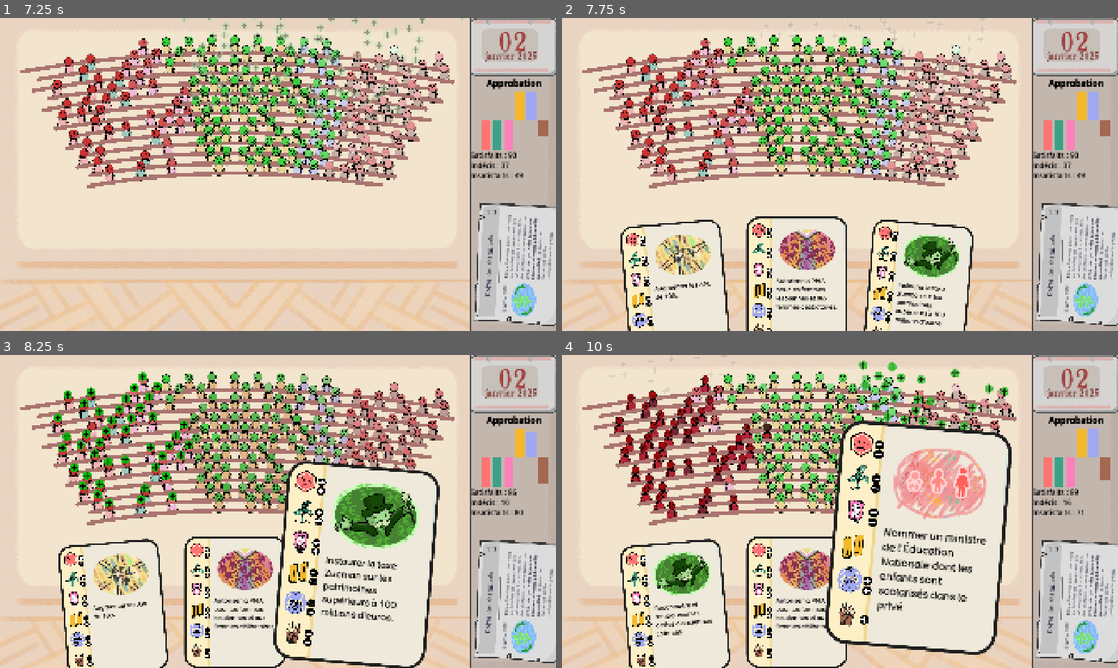
Above: before the commit, frames 1-4 (two rows, left to right).
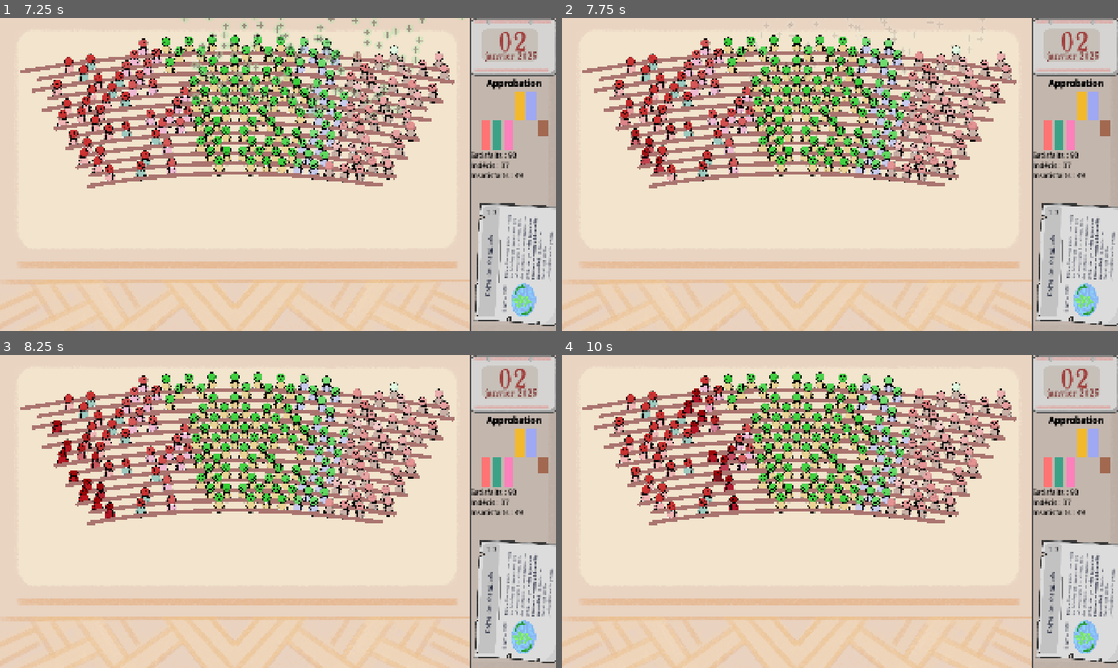
Above: after the commit, the same moments.

Repository: remimorvan/assemblee-nationale-simulator
Game: Godot game, scene res://scenes/begin_screen.tscn
Same seed, same stepped clock (60 frames per second), same inputs: the game is played once before the commit and once after it.
Inputs (mouse positions are in pixels of both pictures, inside the frame that each line leads up to):
- Up to frame 1 (7.25 s): click (278, 174) at 0.5 s; tap Enter at 1.25 s; move the mouse to (511, 118) at 1.27 s; click (511, 118) at 1.42 s; tap Space at 2 s; move the mouse to (278, 174) at 2.02 s; click (278, 174) at 2.17 s; move the mouse to (111, 271) at 2.77 s; click (111, 271) at 2.92 s; move the mouse to (233, 265) at 3.52 s; click (233, 265) at 3.67 s; move the mouse to (333, 271) at 4.27 s; click (333, 271) at 4.42 s; move the mouse to (111, 127) at 5.02 s; click (111, 127) at 5.17 s; move the mouse to (355, 271) at 5.77 s; click (355, 271) at 5.92 s; move the mouse to (194, 96) at 6.52 s; click (194, 96) at 6.67 s
- Up to frame 2 (7.75 s): move the mouse to (962, 158) at 7.27 s; click (962, 158) at 7.42 s
- Up to frame 3 (8.25 s): move the mouse to (355, 608) at 8.02 s; click (355, 608) at 8.17 s
- Up to frame 4 (10 s): move the mouse to (795, 602) at 8.77 s; click (795, 602) at 8.92 s; move the mouse to (917, 608) at 9.52 s; click (917, 608) at 9.67 s

Frame 1 is identical in both runs. In frame 2, 17% of the frame differs, in the area x 10-74%, y 25-100%; in frame 3, 31%, in the area x 9-99%, y 5-100%; in frame 4, 31%.

Commit message:
retour au meny

Diff:
--- a/scenes/looser_screen.tscn
+++ b/scenes/looser_screen.tscn
@@ -1,6 +1,7 @@
-[gd_scene load_steps=9 format=3 uid="uid://bv7bhg0nf7wkc"]
+[gd_scene load_steps=12 format=3 uid="uid://bv7bhg0nf7wkc"]
 
 [ext_resource type="Texture2D" uid="uid://qlsaafic0n2k" path="res://assets/screens/back_loser_screen.png" id="1_eta0r"]
+[ext_resource type="Script" uid="uid://dbsy57m7wc4js" path="res://scripts/looser_screen.gd" id="1_v6sr7"]
 [ext_resource type="Texture2D" uid="uid://c22wkkecr8lte" path="res://assets/screens/cloud_1.png" id="2_q85na"]
 [ext_resource type="Texture2D" uid="uid://b2evduj2gwl13" path="res://assets/screens/could_2.png" id="3_os4vx"]
 [ext_resource type="Texture2D" uid="uid://cjlsb52830auc" path="res://assets/screens/cloud_4.png" id="4_v6sr7"]
@@ -8,8 +9,11 @@
 [ext_resource type="Texture2D" uid="uid://dkv0qwbwh0ij4" path="res://assets/screens/loser_loser_screen.png" id="6_mp25u"]
 [ext_resource type="Texture2D" uid="uid://bgh6kqy7whjr7" path="res://assets/screens/smiley_loser_screen.png" id="7_hdatr"]
 [ext_resource type="Texture2D" uid="uid://drl48itg3oxi" path="res://assets/screens/loser_screen_model.png" id="8_ifv47"]
+[ext_resource type="Texture2D" uid="uid://q6tlt2c2737k" path="res://assets/hemicycle/tool_tip_plot.png" id="9_os4vx"]
+[ext_resource type="FontFile" uid="uid://usk4ucaxtgwp" path="res://assets/card/Monicacomic.ttf" id="10_v6sr7"]
 
 [node name="LooserScreen" type="Node2D"]
+script = ExtResource("1_v6sr7")
 
 [node name="Box" type="Sprite2D" parent="."]
 self_modulate = Color(0.481072, 0.486534, 0.634145, 1)
@@ -60,9 +64,9 @@
 
 [node name="RichTextLabel" type="RichTextLabel" parent="."]
 offset_left = -318.0
-offset_top = -125.0
+offset_top = -173.0
 offset_right = 318.0
-offset_bottom = 119.0
+offset_bottom = 71.0
 theme_override_colors/default_color = Color(0.979055, 0.937732, 0.761748, 1)
 theme_override_font_sizes/normal_font_size = 40
 theme_override_font_sizes/bold_font_size = 52
@@ -70,3 +74,25 @@
 text = "[b]Perdu ![/b]
 Essaie encore, tu ne vas quand même pas utiliser le 49-3 comme un looser…"
 horizontal_alignment = 1
+
+[node name="TextureButton" type="TextureButton" parent="."]
+offset_left = -125.0
+offset_top = 121.0
+offset_right = 125.0
+offset_bottom = 221.0
+texture_normal = ExtResource("9_os4vx")
+
+[node name="Label" type="Label" parent="TextureButton"]
+layout_mode = 0
+offset_left = 15.0
+offset_top = 30.0
+offset_right = 235.0
+offset_bottom = 68.0
+theme_override_colors/font_color = Color(0.113049, 0.113049, 0.113049, 1)
+theme_override_fonts/font = ExtResource("10_v6sr7")
+theme_override_font_sizes/font_size = 29
+text = "Retour au menu"
+horizontal_alignment = 1
+vertical_alignment = 1
+
+[connection signal="pressed" from="TextureButton" to="." method="_on_texture_button_pressed"]
--- a/scenes/victory_screen.tscn
+++ b/scenes/victory_screen.tscn
@@ -1,9 +1,12 @@
-[gd_scene load_steps=7 format=3 uid="uid://bqyuueqc4507j"]
+[gd_scene load_steps=10 format=3 uid="uid://bqyuueqc4507j"]
 
 [ext_resource type="Texture2D" uid="uid://duus2demjoa58" path="res://assets/screens/back_victory_screen.png" id="1_pfcnd"]
 [ext_resource type="Texture2D" uid="uid://dh0lthykngd84" path="res://assets/screens/couranne_victory_screen.png" id="2_rixwf"]
+[ext_resource type="Script" uid="uid://b5oj80njmvurw" path="res://scripts/victory_screen.gd" id="2_wbi6c"]
 [ext_resource type="Texture2D" uid="uid://hc6hlb1sqtdc" path="res://assets/screens/winner_victory_screen.png" id="3_ll51u"]
 [ext_resource type="Shader" uid="uid://d1vrrbx7pcmol" path="res://assets/shader/victory_screen.gdshader" id="4_rixwf"]
+[ext_resource type="Texture2D" uid="uid://q6tlt2c2737k" path="res://assets/hemicycle/tool_tip_plot.png" id="6_u4hde"]
+[ext_resource type="FontFile" uid="uid://usk4ucaxtgwp" path="res://assets/card/Monicacomic.ttf" id="7_66hvp"]
 
 [sub_resource type="ShaderMaterial" id="ShaderMaterial_ll51u"]
 shader = ExtResource("4_rixwf")
@@ -12,6 +15,7 @@
 
 [node name="VictoryScreen" type="Sprite2D"]
 texture = ExtResource("1_pfcnd")
+script = ExtResource("2_wbi6c")
 
 [node name="RaysShader" type="TextureRect" parent="."]
 z_index = -1
@@ -31,10 +35,10 @@
 texture = ExtResource("3_ll51u")
 
 [node name="RichTextLabel" type="RichTextLabel" parent="."]
-offset_left = -319.0
-offset_top = -107.0
-offset_right = 317.0
-offset_bottom = 104.0
+offset_left = -320.0
+offset_top = -158.0
+offset_right = 316.0
+offset_bottom = 53.0
 theme_override_colors/default_color = Color(0.229305, 0.194945, 0.0397207, 1)
 theme_override_font_sizes/normal_font_size = 40
 theme_override_font_sizes/bold_font_size = 52
@@ -43,8 +47,24 @@
 Rendez-vous l'année prochaine…"
 horizontal_alignment = 1
 
-[node name="TextureRect" type="TextureRect" parent="."]
-offset_left = -1384.0
-offset_top = -886.0
-offset_right = 1393.0
-offset_bottom = 835.0
+[node name="TextureButton" type="TextureButton" parent="."]
+offset_left = -125.0
+offset_top = 73.0
+offset_right = 125.0
+offset_bottom = 173.0
+texture_normal = ExtResource("6_u4hde")
+
+[node name="Label" type="Label" parent="TextureButton"]
+layout_mode = 0
+offset_left = 15.0
+offset_top = 30.0
+offset_right = 235.0
+offset_bottom = 68.0
+theme_override_colors/font_color = Color(0.113049, 0.113049, 0.113049, 1)
+theme_override_fonts/font = ExtResource("7_66hvp")
+theme_override_font_sizes/font_size = 29
+text = "Retour au menu"
+horizontal_alignment = 1
+vertical_alignment = 1
+
+[connection signal="pressed" from="TextureButton" to="." method="_on_texture_button_pressed"]
--- /dev/null
+++ b/scripts/looser_screen.gd
@@ -0,0 +1,5 @@
+extends Node2D
+
+
+func _on_texture_button_pressed() -> void:
+	get_tree().change_scene_to_file("res://scenes/begin_screen.tscn")
--- a/scripts/player.gd
+++ b/scripts/player.gd
@@ -14,7 +14,7 @@
 var rng = RandomNumberGenerator.new()
 var special_event # string or null
 var declared_special_event_this_turn: bool = false
-const nb_days_before_vote: int = 6
+const nb_days_before_vote: int = 2
 var last_card_changed: int = 0
 var is_journal_showed: bool = true
 var lock: bool = false # Prevent player from playing an unbounded number of card
--- /dev/null
+++ b/scripts/victory_screen.gd
@@ -0,0 +1,5 @@
+extends Sprite2D
+
+
+func _on_texture_button_pressed() -> void:
+	get_tree().change_scene_to_file("res://scenes/begin_screen.tscn")
Not shown, added: scripts/looser_screen.gd.uid
Not shown, added: scripts/victory_screen.gd.uid
